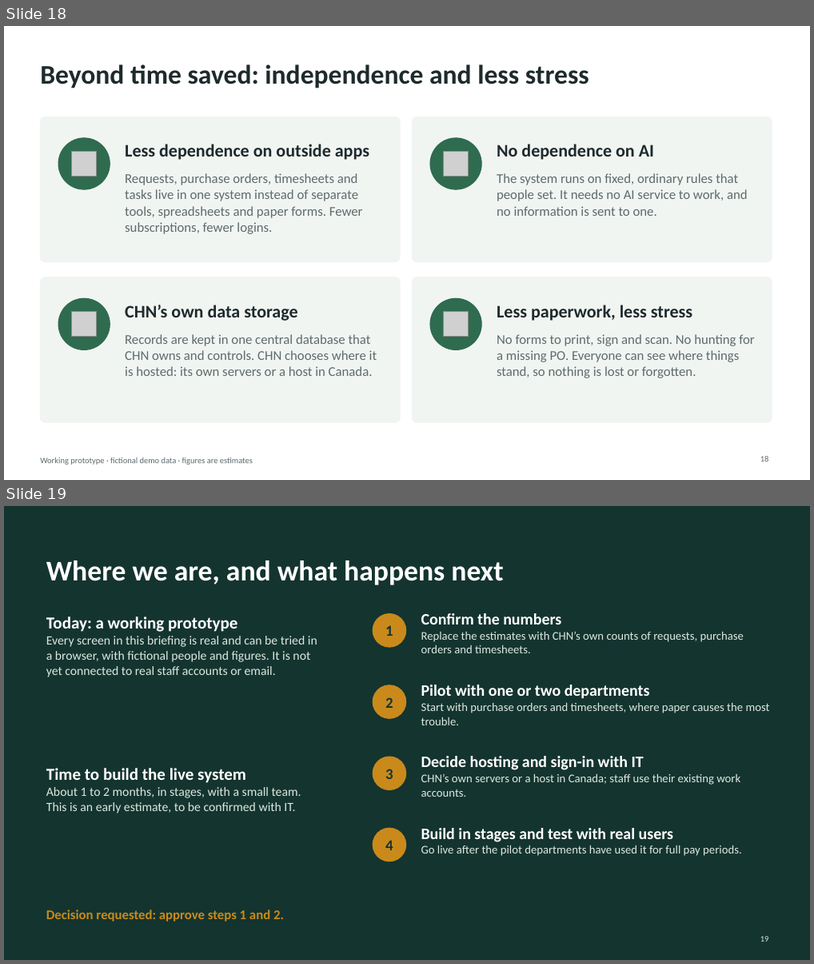
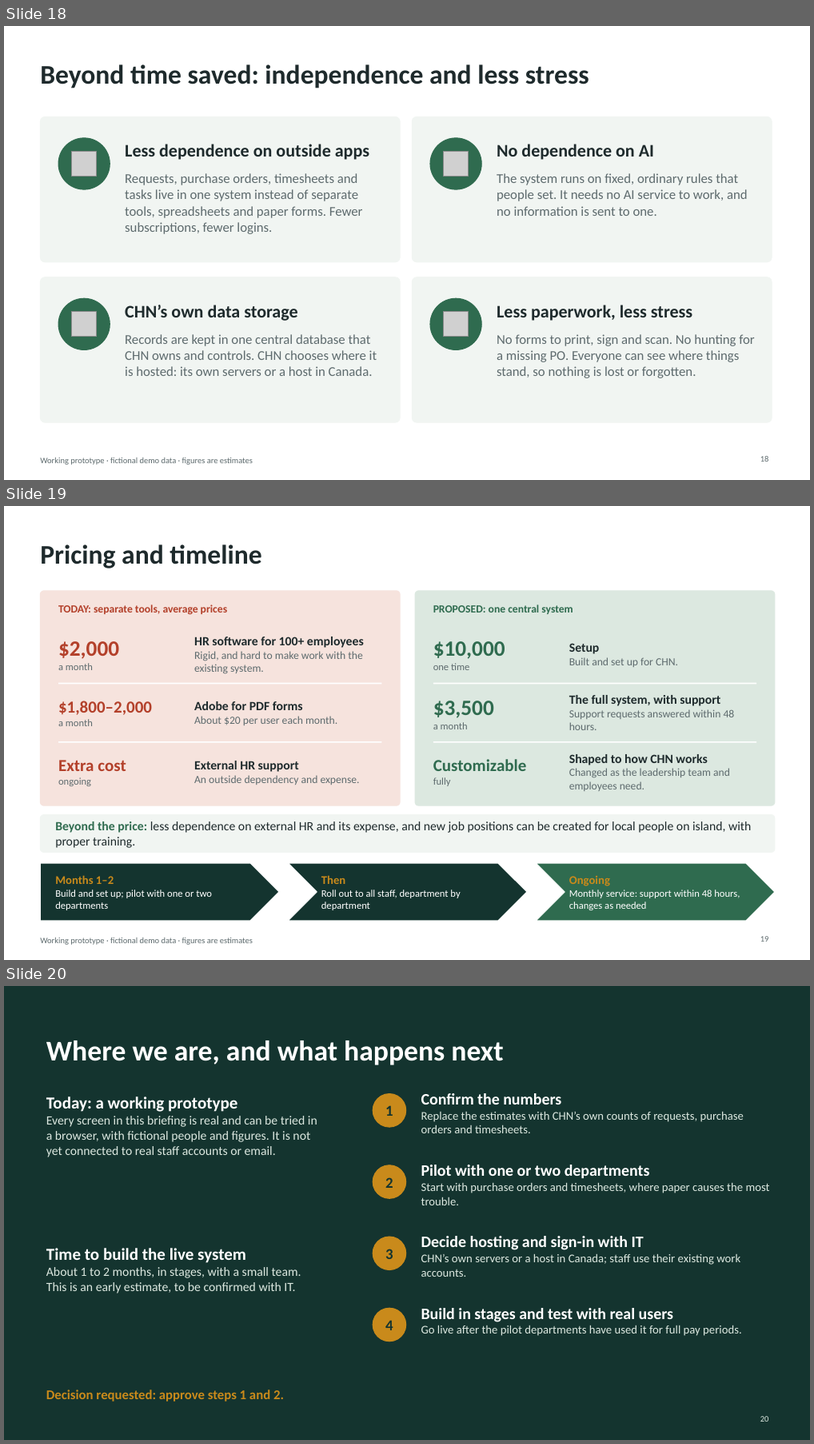
Before and after one commit to AndalibOlee/Portfolio, a slide deck: demo-platform/docs/DEMO_Executive_Presentation.pptx. Shown one above the other, each under a label of ours: slides 18 and 19 before the commit, slides 18, 19 and 20 after it. The pictures are 814x964 and 814x1444 pixels, drawn with LibreOffice and Linux fonts; fonts in the diff are those of the drawing; grey boxes stand for pictures. Boxes give left, top, right and bottom in pixels: in the first picture for what was removed or moved away, otherwise in the second. Text is boxed around its words. In the diff, an @@ line names an element or a change of style, - is before the commit and + after.

```diff
--- a/demo-platform/docs/DEMO_Executive_Presentation.pptx
+++ b/demo-platform/docs/DEMO_Executive_Presentation.pptx
@@ slide 19 added at [4, 506, 810, 960], background #FFFFFF; not listed: 1 template element that a slide beside it also shows @@
@@ title added at [40, 544, 262, 568], 32 pt, text #1E2A2C, bold @@
+Pricing and timeline
@@ rounded rectangle added at [40, 591, 400, 805], fill #F6E3DD, outline #F6E3DD 1 pt @@
@@ rounded rectangle added at [415, 591, 775, 805], fill #DCE8E0, outline #DCE8E0 1 pt @@
@@ text added at [58, 604, 227, 615], 13 pt, text #B3402A, bold @@
+TODAY: separate tools, average prices
@@ text added at [434, 604, 573, 614], 13 pt, text #2F6B4F, bold @@
+PROPOSED: one central system
@@ text added at [58, 641, 119, 670], 26 pt, text #B3402A, bold @@
+$2,000
+a month
@@ text added at [194, 636, 364, 674], 13 pt, text #5E6B6E @@
+HR software for 100+ employees
+Rigid, and hard to make work with the existing system.
@@ text added at [434, 641, 506, 670], 26 pt, text #2F6B4F, bold @@
+$10,000
+one time
@@ text added at [570, 643, 678, 667], 13 pt, text #5E6B6E @@
+Setup
+Built and set up for CHN.
@@ line added from (58, 684) to (382, 684), #FFFFFF 1.5 pt @@
@@ line added from (434, 684) to (757, 684), #FFFFFF 1.5 pt @@
@@ text added at [570, 695, 735, 730], 13 pt, text #5E6B6E @@
+The full system, with support
+Support requests answered within 48 hours.
@@ text added at [58, 700, 152, 726], 20 pt, text #B3402A, bold @@
+$1,800–2,000
+a month
@@ text added at [194, 701, 338, 725], 13 pt, text #5E6B6E @@
+Adobe for PDF forms
+About $20 per user each month.
@@ text added at [434, 700, 494, 729], 26 pt, text #2F6B4F, bold @@
+$3,500
+a month
@@ line added from (58, 742) to (382, 742), #FFFFFF 1.5 pt @@
@@ line added from (434, 742) to (757, 742), #FFFFFF 1.5 pt @@
@@ text added at [58, 760, 126, 786], 20 pt, text #B3402A, bold @@
+Extra cost
+ongoing
@@ text added at [194, 760, 360, 784], 13 pt, text #5E6B6E @@
+External HR support
+An outside dependency and expense.
@@ text added at [434, 759, 527, 786], 20 pt, text #2F6B4F, bold @@
+Customizable
+fully
@@ text added at [570, 754, 730, 791], 13 pt, text #5E6B6E @@
+Shaped to how CHN works
+Changed as the leadership team and employees need.
@@ rounded rectangle added at [40, 815, 775, 852], fill #F1F5F2, outline #F1F5F2 1 pt @@
@@ text added at [55, 821, 751, 848], 15 pt, text #1E2A2C @@
+Beyond the price: less dependence on external HR and its expense, and new job positions can be created for local people on island, with proper training.
@@ pentagon arrow added at [40, 863, 279, 920], fill #14342F, outline #FFFFFF 1 pt @@
@@ chevron added at [288, 863, 527, 920], fill #14342F, outline #FFFFFF 1 pt @@
@@ chevron added at [536, 863, 775, 920], fill #2F6B4F, outline #FFFFFF 1 pt @@
@@ text added at [55, 875, 212, 910], 12 pt, text #FFFFFF @@
+Months 1–2
+Build and set up; pilot with one or two departments
@@ text added at [322, 875, 460, 910], 12 pt, text #FFFFFF @@
+Then
+Roll out to all staff, department by department
@@ text added at [570, 876, 740, 910], 12 pt, text #FFFFFF @@
+Ongoing
+Monthly service: support within 48 hours, changes as needed
@@ page number added at [761, 936, 770, 941], 10 pt, text #5E6B6E @@
+19
@@ what was slide 19 is now slide 20 @@
@@ page number at [761, 1416, 770, 1421]: text changed @@
-19
+20
```
Also in this commit, not shown: 1 slide changed, 2 other files.
